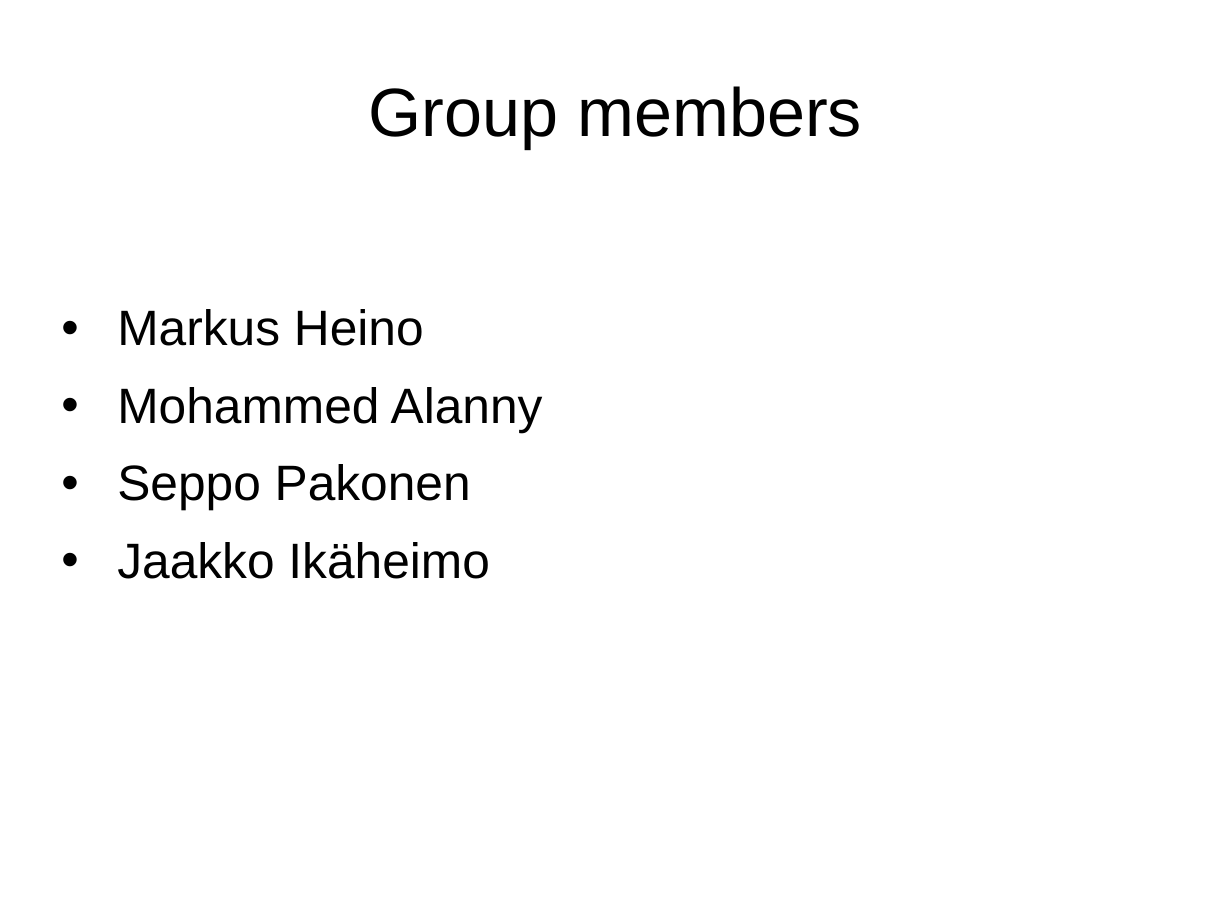
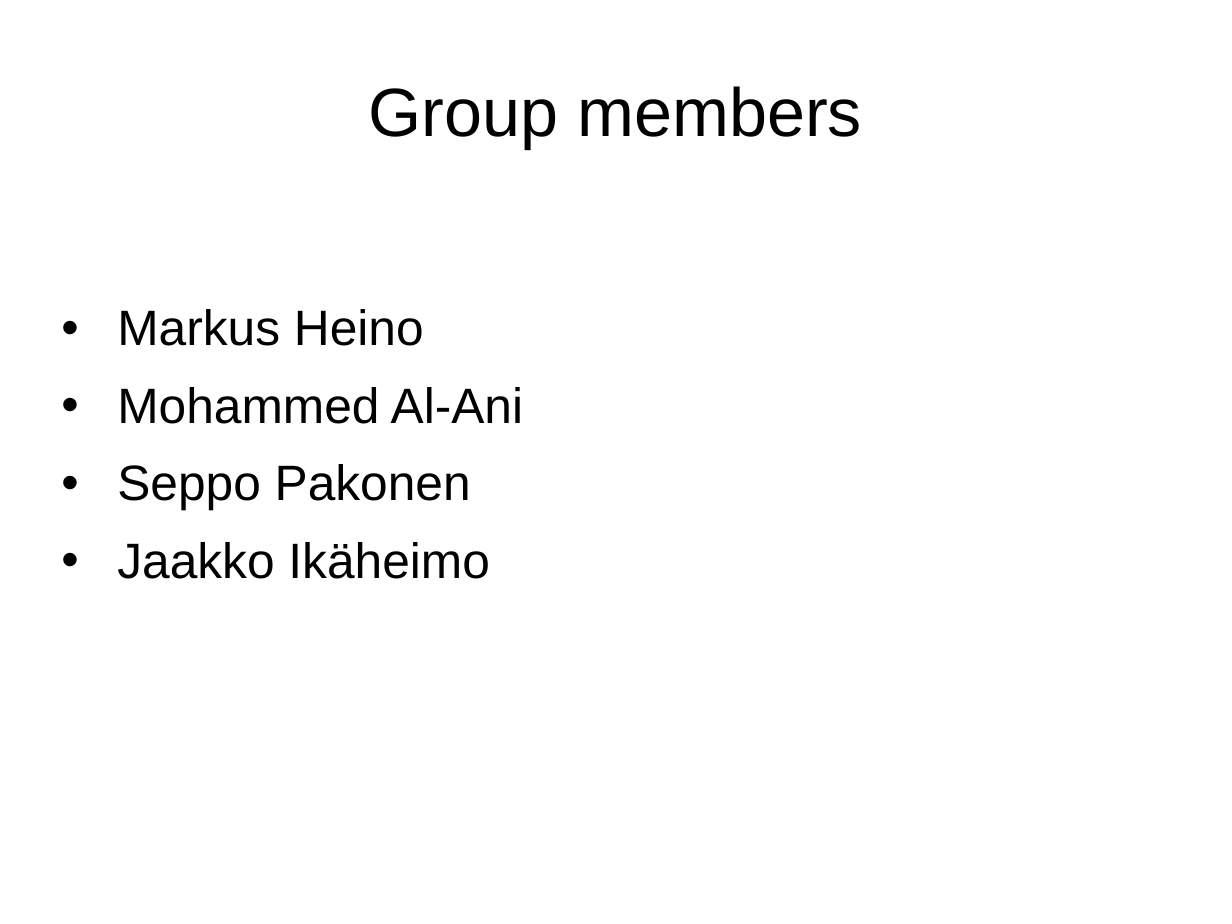
Before and after one commit to wonkale/ACP1-Notification, a slide deck: slide 2 of doc/Notification Manager Presentation.ppt. Drawn at 1232x924 pixels with LibreOffice and Linux fonts; fonts in the diff are those of the drawing. Boxes give left, top, right and bottom in pixels: in the first picture for what was removed or moved away, otherwise in the second. Text is boxed around its words. In the diff, an @@ line names an element or a change of style, - is before the commit and + after.

```diff
--- a/doc/Notification Manager Presentation.ppt
+++ b/doc/Notification Manager Presentation.ppt
@@ text at (x1=117, y1=387, x2=523, y2=424): text changed @@
-• Mohammed Alanny
+• Mohammed Al-Ani
```
Also in this commit, not shown: 2 other slides changed.
